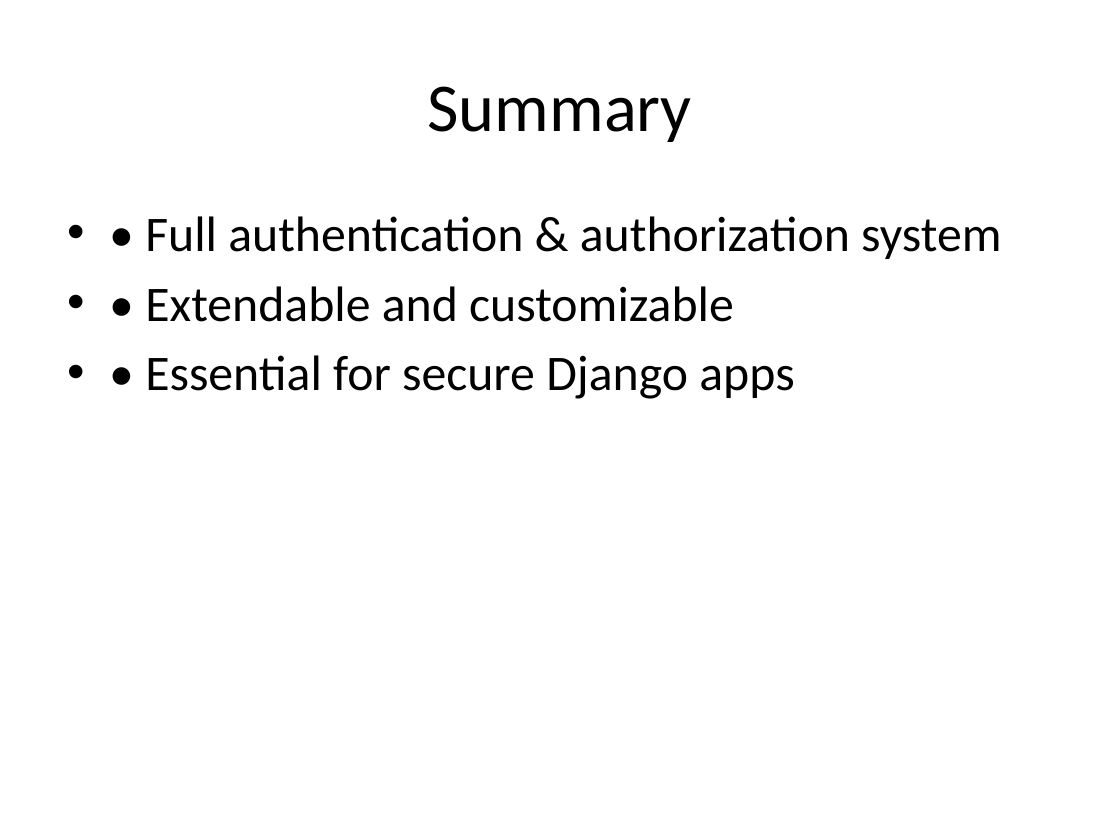
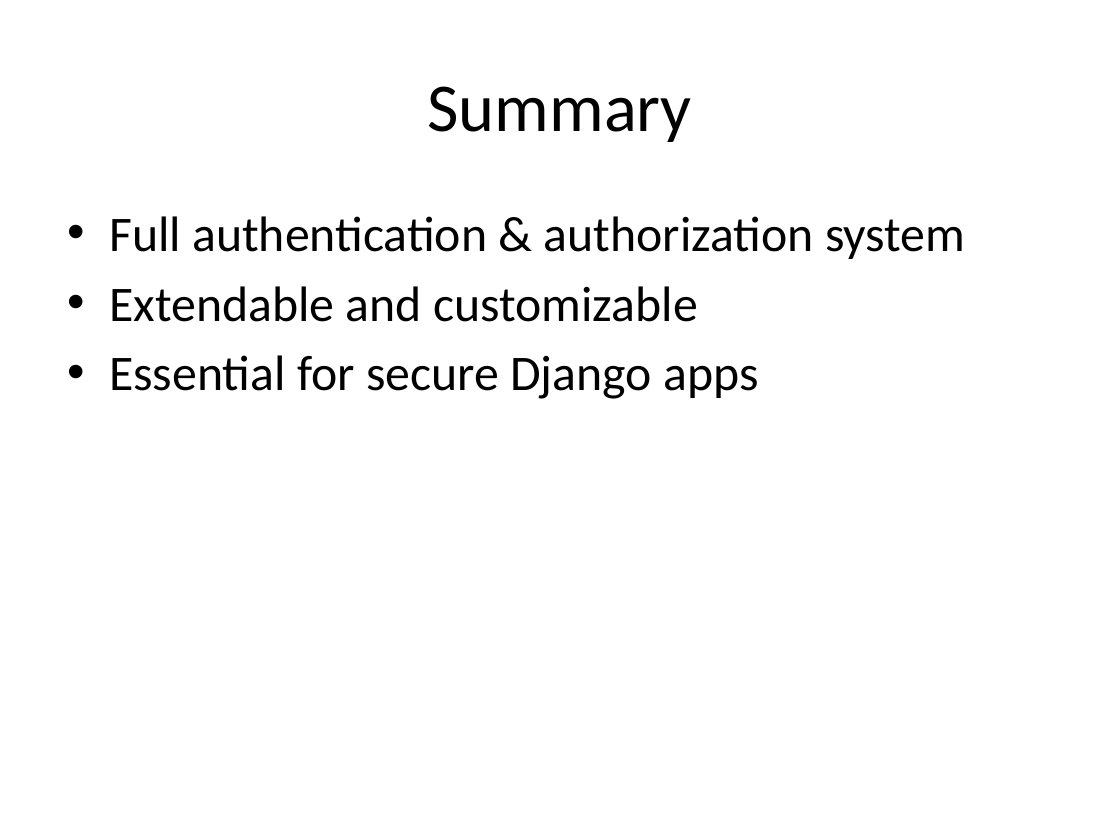
Before and after one commit to seanwhs/Django-Authorization-Crash-Course, a slide deck: slide 13 of django_auth_slides.pptx (slide 9 before the commit). Drawn at 1120x840 pixels with LibreOffice and Linux fonts; fonts in the diff are those of the drawing. Boxes give left, top, right and bottom in pixels: in the first picture for what was removed or moved away, otherwise in the second. Text is boxed around its words. In the diff, an @@ line names an element or a change of style, - is before the commit and + after.

```diff
--- a/django_auth_slides.pptx
+++ b/django_auth_slides.pptx
@@ text at [109,216,965,399]: text changed @@
-• • Full authentication & authorization system
-• • Extendable and customizable
-• • Essential for secure Django apps
+• Full authentication & authorization system
+• Extendable and customizable
+• Essential for secure Django apps
```
Also in this commit, not shown: 8 other slides changed, 4 slides added.
